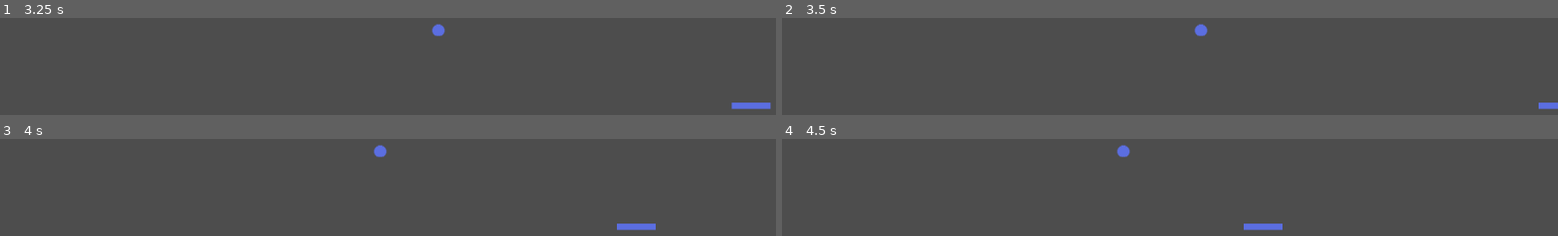
Above: before the commit, frames 1-4 (two rows, left to right).
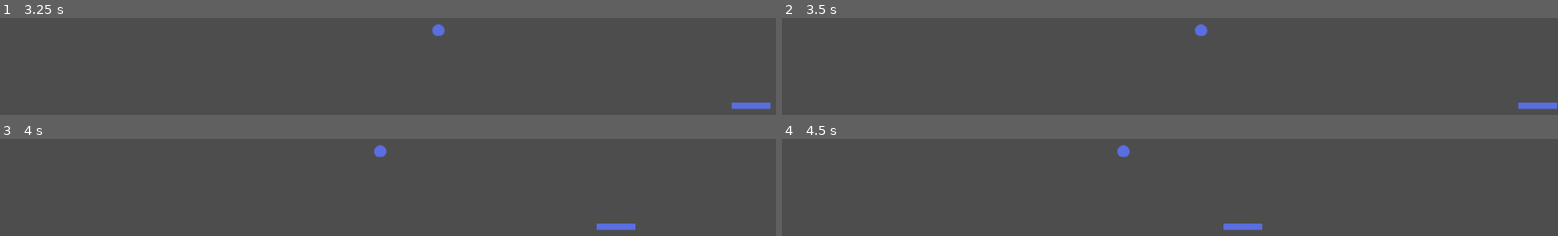
Above: after the commit, the same moments.

Repository: Dripcoding/godot-breakout2d
Game: Godot game, scene res://main.tscn
The game is run twice, just before and just after one commit, with the same random seed, the same clock (stepped at 60 frames per second) and the same inputs.
Inputs:
- Up to frame 1 (3.25 s): tap Enter at 0.5 s; hold Right (move_right) 0.53-1.28 s; hold Left (move_left) 1.28-2.03 s; hold Right (move_right) from 2.03 s (still down)
- Up to frame 2 (3.5 s): keep holding Right (move_right)
- Up to frame 3 (4 s): release Right (move_right) at 3.53 s; hold Left (move_left) from 3.53 s (still down)
- Up to frame 4 (4.5 s): keep holding Left (move_left)

Frame 1 is identical in both runs. In frame 2, 0.2% of the frame differs, in the area x 94-100%, y 87-95%; in frame 3, 0.4%, in the area x 76-85%, y 87-95%; in frame 4, 0.4%.

Commit message:
prevent player from going past window

Diff:
--- a/player.gd
+++ b/player.gd
@@ -1,6 +1,8 @@
 extends Sprite2D
 
 @export var speed:float = 400
+
+const OFFSET_X:float = 8
 var screen_size
 
 func _ready():
@@ -10,10 +12,10 @@
 func _process(delta):
 	var velocity = Vector2.ZERO
 
-	if (Input.is_action_pressed('move_right')):
+	if Input.is_action_pressed('move_right'):
 		print('move right')
 		velocity.x += 1
-	elif (Input.is_action_pressed('move_left')):
+	elif Input.is_action_pressed('move_left'):
 		print('move left')
 		velocity.x -= 1
 
@@ -22,5 +24,9 @@
 
 	velocity = velocity.normalized() * speed
 	position += velocity * delta
-	# todo: use paddle width to clamp player movement
-	position = position.clamp(Vector2.ZERO, screen_size)
+
+	var playerWidth:Vector2 = $CharacterBody2D.get_node('CollisionShape2D').get('shape').get_rect().size
+	var vector_min:Vector2 = Vector2(OFFSET_X + playerWidth.x, 0)
+	var vector_max:Vector2 = Vector2(screen_size.x - playerWidth.x - OFFSET_X, screen_size.y)
+
+	position = position.clamp(vector_min, vector_max)
